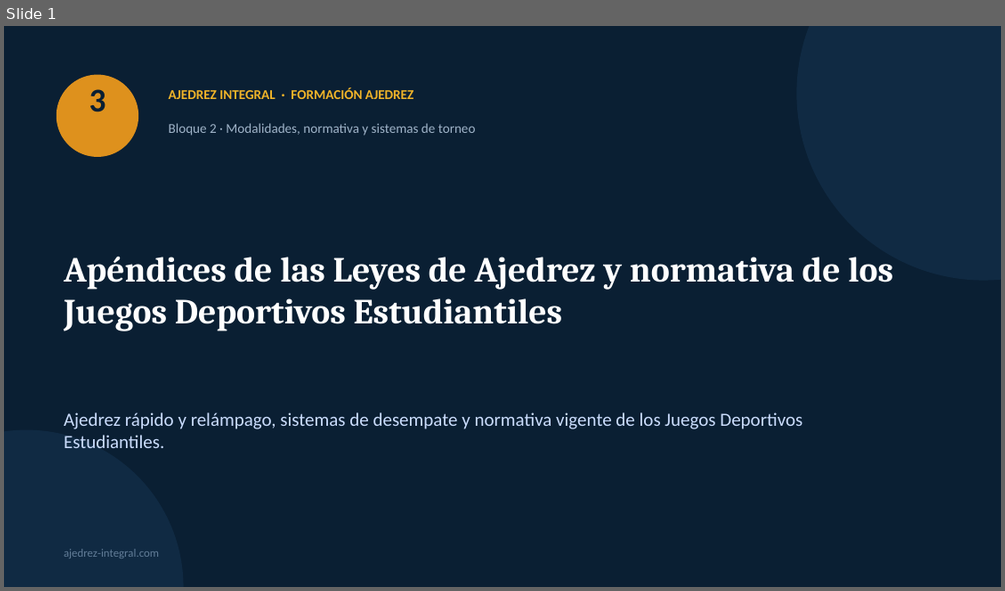
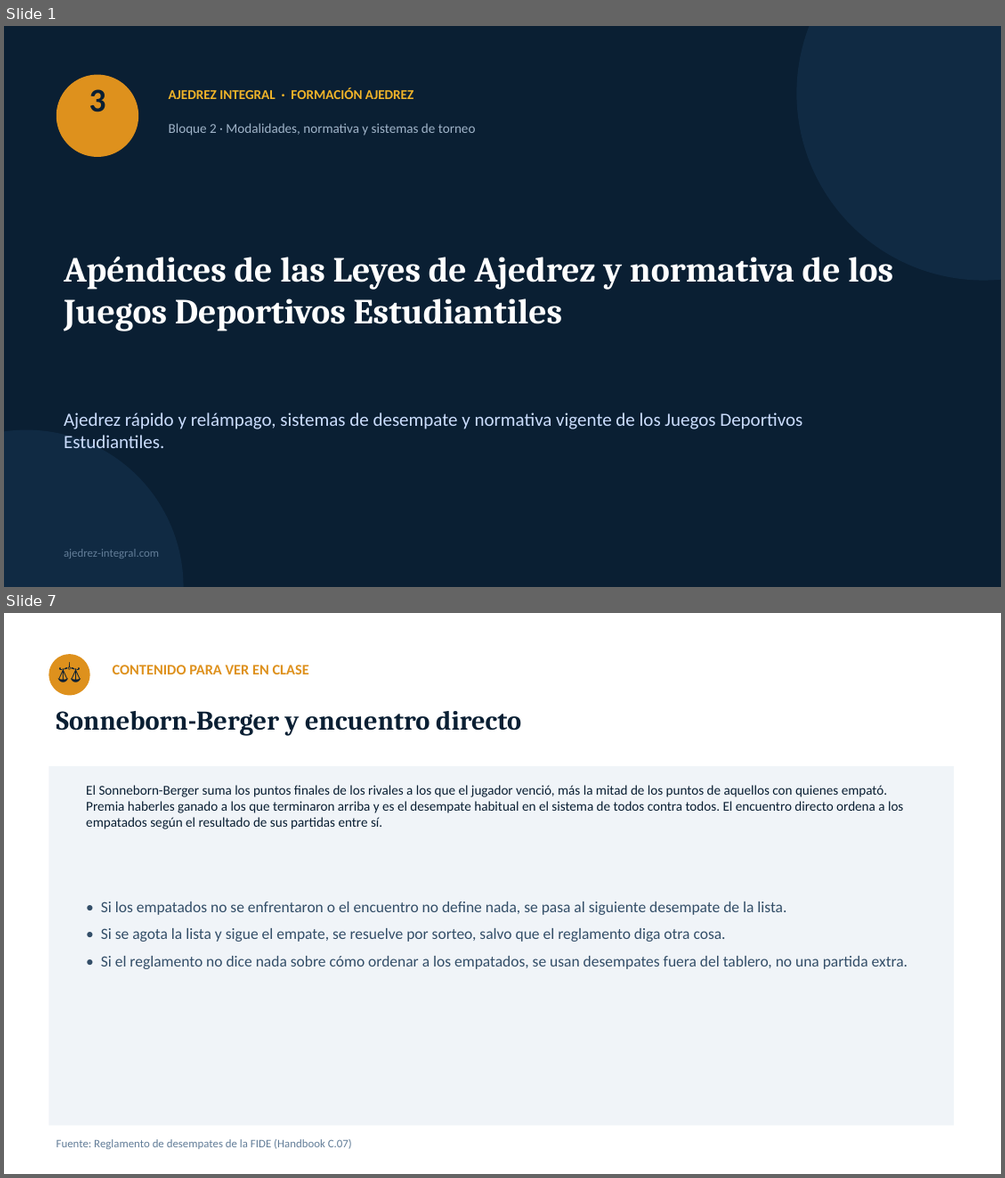
Before and after one commit to GMpupilo2026/Pagina-Completa, a slide deck: cursos/recursos/formacion-ajedrez/03-apendices-y-normativa-jde.pptx. Shown one above the other, each under a label of ours: slide 1 before the commit, slides 1 and 7 after it; the slides between them are not shown. The pictures are 1005x591 and 1005x1178 pixels, drawn with LibreOffice and Linux fonts; fonts in the diff are those of the drawing. Boxes give left, top, right and bottom in pixels: in the first picture for what was removed or moved away, otherwise in the second. Text is boxed around its words. In the diff, an @@ line names an element or a change of style, - is before the commit and + after.

```diff
--- a/cursos/recursos/formacion-ajedrez/03-apendices-y-normativa-jde.pptx
+++ b/cursos/recursos/formacion-ajedrez/03-apendices-y-normativa-jde.pptx
@@ slide 7 added at (4,613,1001,1174), background #FFFFFF @@
@@ ellipse added at (48,654,90,695), fill #DE911D @@
@@ text added at (48,654,90,695), 20 pt, text #0A1F33 @@
+⚖
@@ text added at (113,665,309,674), 14 pt, text #DE911D, bold @@
+CONTENIDO PARA VER EN CLASE
@@ text added at (57,711,521,735), 26 pt, text #0A1F33, bold @@
+Sonneborn-Berger y encuentro directo
@@ rectangle added at (48,766,954,1126), fill #F0F4F8 @@
@@ text added at (86,785,903,829), 13 pt, text #0A1F33 @@
+El Sonneborn-Berger suma los puntos finales de los rivales a los que el jugador venció, más la mitad de los puntos de aquellos con quienes empató. Premia haberles ganado a los que terminaron arriba y es el desempate habitual en el sistema de todos contra todos. El encuentro directo ordena a los empatados según el resultado de sus partidas entre sí.
@@ text added at (101,901,907,969), 15 pt, text #334E68 @@
+• Si los empatados no se enfrentaron o el encuentro no define nada, se pasa al siguiente desempate de la lista.
+• Si se agota la lista y sigue el empate, se resuelve por sorteo, salvo que el reglamento diga otra cosa.
+• Si el reglamento no dice nada sobre cómo ordenar a los empatados, se usan desempates fuera del tablero, no una partida extra.
@@ text added at (57,1139,352,1149), 11 pt, text #627D98 @@
+Fuente: Reglamento de desempates de la FIDE (Handbook C.07)
```
Also in this commit, not shown: 2 slides changed, 16 other slides added, 1 slide removed, 28 other files.
